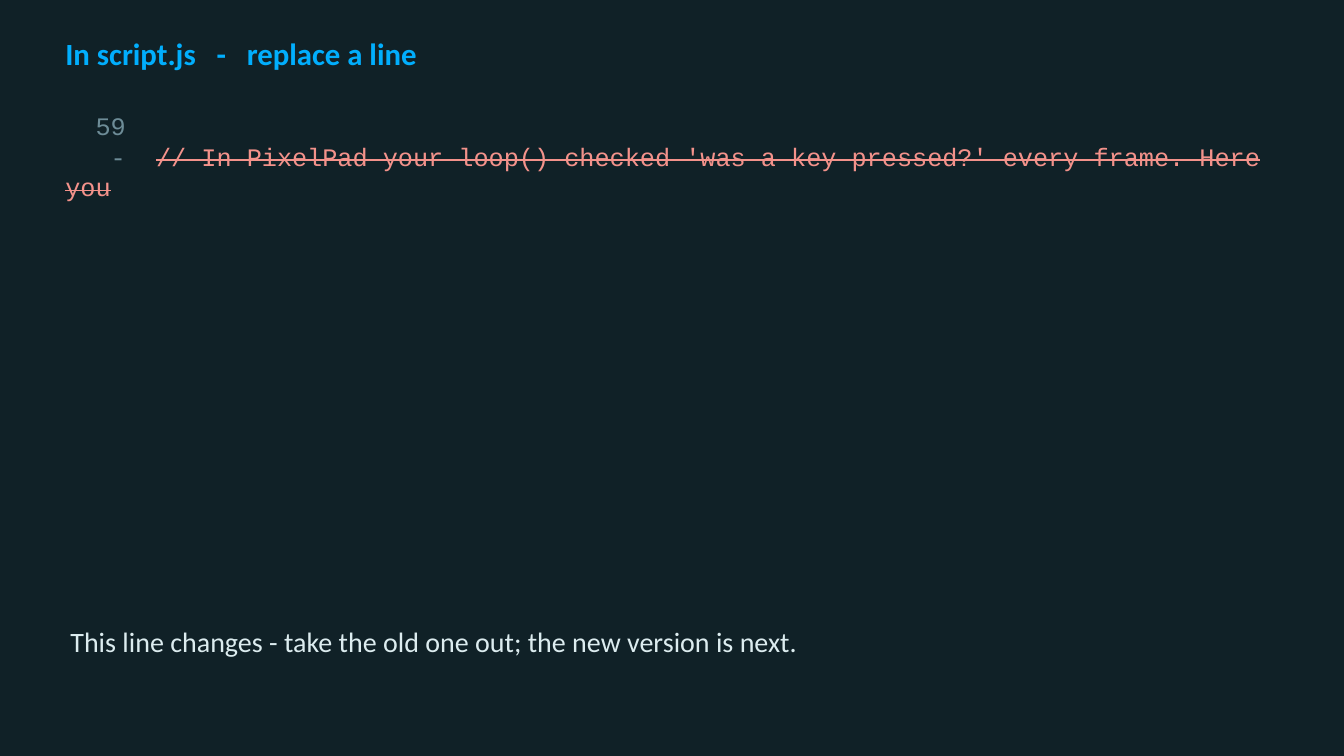
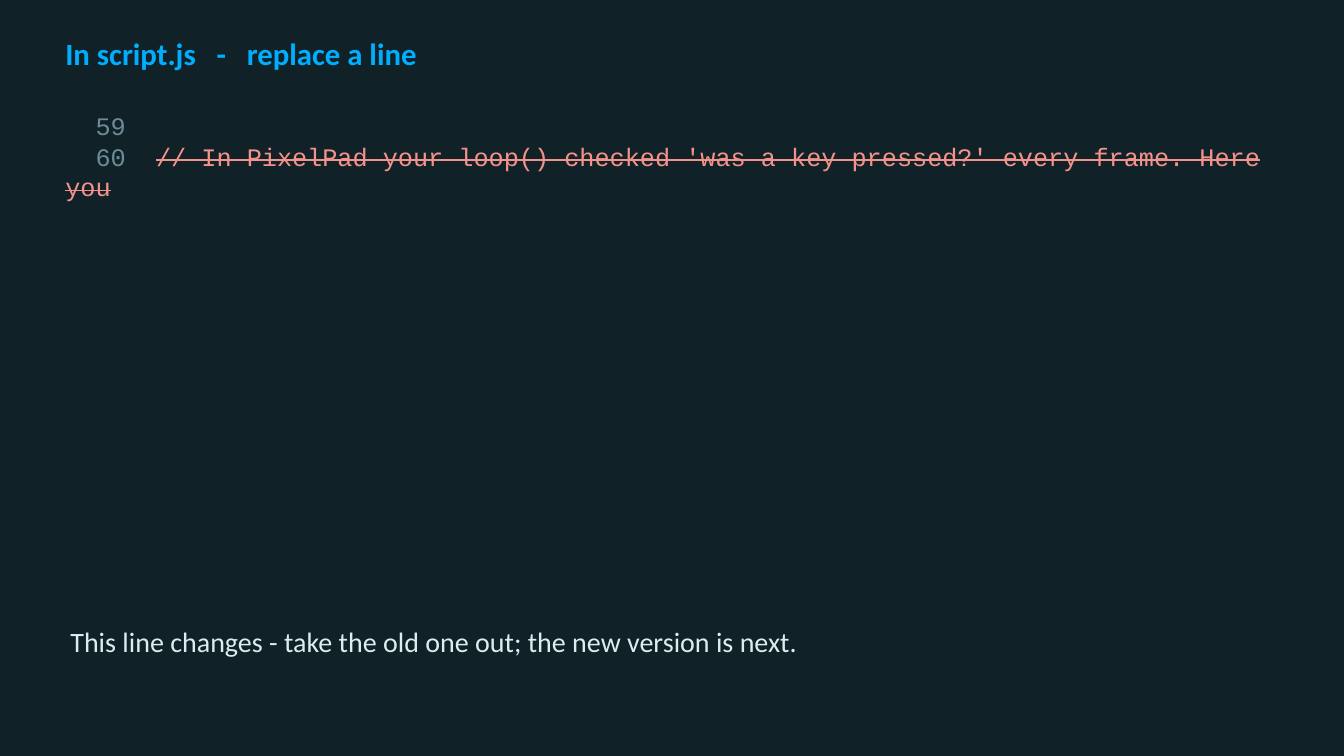
Before and after one commit to utgapps/utgapps.github.io, a slide deck: slide 30 of ai101/slides/week-04.pptx. Drawn at 1344x756 pixels with LibreOffice and Linux fonts; fonts in the diff are those of the drawing. Boxes give left, top, right and bottom in pixels: in the first picture for what was removed or moved away, otherwise in the second. Text is boxed around its words. In the diff, an @@ line names an element or a change of style, - is before the commit and + after.

```diff
--- a/ai101/slides/week-04.pptx
+++ b/ai101/slides/week-04.pptx
@@ text at box(96, 147, 1259, 172): text changed @@
-- // In PixelPad your loop() checked 'was a key pressed?' every frame. Here you
+60 // In PixelPad your loop() checked 'was a key pressed?' every frame. Here you
```
Also in this commit, not shown: 4 other slides changed, 26 other files.
